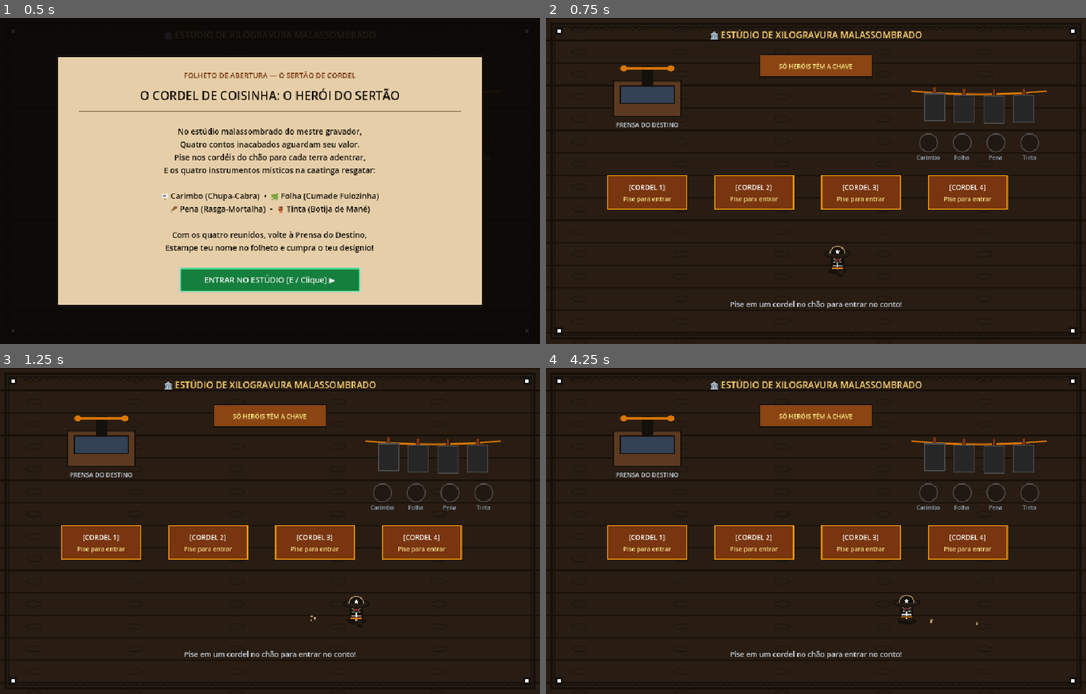
Above: before the commit, frames 1-4 (two rows, left to right).
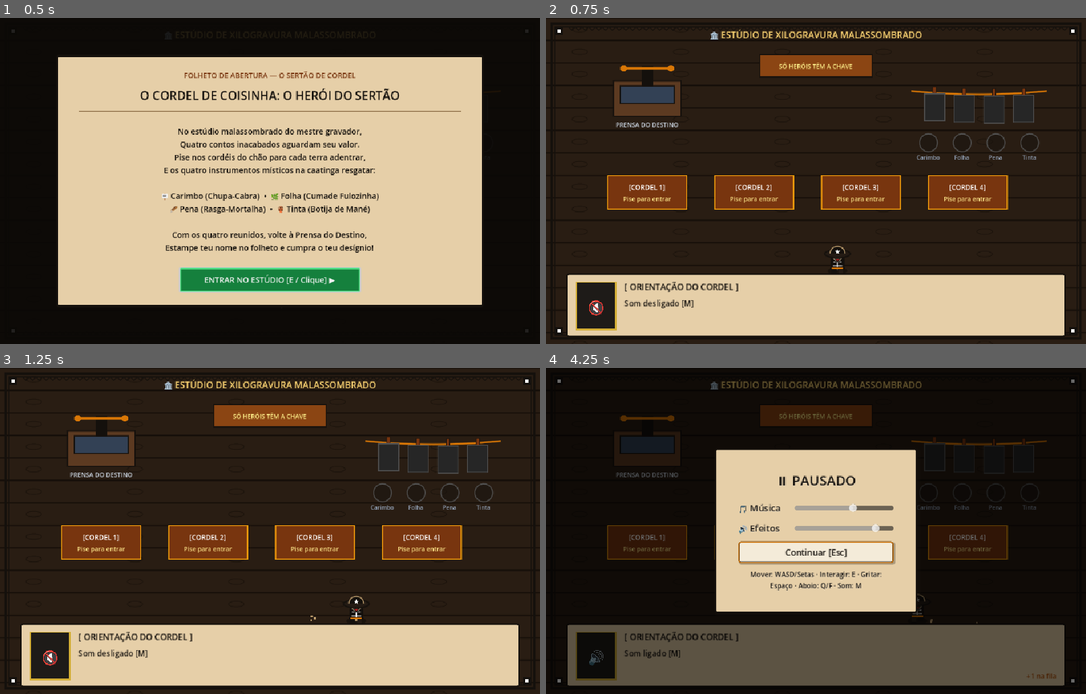
Above: after the commit, the same moments.

Repository: xiud-bots/o-cordel-de-coisinha-godot
Game: Godot game, scene res://src/Main.tscn
The game is run twice, just before and just after one commit, with the same random seed, the same clock (stepped at 60 frames per second) and the same inputs.
Inputs (mouse positions are in pixels of both pictures, inside the frame that each line leads up to):
- Up to frame 1 (0.5 s): no input
- Up to frame 2 (0.75 s): tap Enter at 0.5 s; move the mouse to (934, 164) at 0.52 s; hold D (move_right) from 0.53 s (still down); tap M at 0.6 s; click (934, 164) at 0.67 s
- Up to frame 3 (1.25 s): keep holding D (move_right)
- Up to frame 4 (4.25 s): release D (move_right) at 1.25 s; drag from (708, 547) to (816, 416) at 1.27 s; move the mouse to (870, 459) at 2.02 s; hold D (move_right) 2.03-2.75 s; hold E (interact) 2.03-2.75 s; click (870, 459) at 2.17 s; tap M at 2.3, 3.6 s; drag from (789, 596) to (648, 439) at 2.77 s; tap Space (shout) at 3.5 s; move the mouse to (978, 579) at 3.52 s; hold A (move_left) from 3.53 s (still down); click (978, 579) at 3.67 s; tap Escape (pause) at 4.15 s

Frame 1 is identical in both runs. In frame 2, 16% of the frame differs, in the area x 4-96%, y 78-98%; in frame 3, 16%; in frame 4, 84%, in the area x 0-100%, y 0-100%.

Commit message:
develop

Diff:
--- a/project.godot
+++ b/project.godot
@@ -24,6 +24,8 @@
 SoundManager="*res://src/autoload/SoundManager.gd"
 DialogPanel="*res://src/ui/DialogPanel.tscn"
 NarrativeOverlay="*res://src/ui/NarrativeOverlay.tscn"
+PauseMenu="*uid://cp6bqw8p8c3y2"
+ItemsHud="*uid://b1pvt4ovcb2s4"
 
 [display]
 
--- a/src/Main.tscn
+++ b/src/Main.tscn
@@ -1,13 +1,13 @@
-[gd_scene load_steps=3 format=3]
+[gd_scene format=3 uid="uid://d1peltxr3lqr4"]
 
-[ext_resource type="Script" path="res://src/Main.gd" id="1_main_script"]
+[ext_resource type="Script" uid="uid://da3seg8bga1n5" path="res://src/Main.gd" id="1_main_script"]
 
 [sub_resource type="StyleBoxFlat" id="StyleBoxFlat_dock"]
 bg_color = Color(0.141176, 0.105882, 0.0784314, 1)
 border_width_top = 2
 border_color = Color(0.360784, 0.227451, 0.129412, 1)
 
-[node name="Main" type="Control"]
+[node name="Main" type="Control" unique_id=1831700573]
 layout_mode = 3
 anchors_preset = 15
 anchor_right = 1.0
@@ -16,7 +16,7 @@
 grow_vertical = 2
 script = ExtResource("1_main_script")
 
-[node name="Background" type="ColorRect" parent="."]
+[node name="Background" type="ColorRect" parent="." unique_id=1981435425]
 layout_mode = 1
 anchors_preset = 15
 anchor_right = 1.0
@@ -25,7 +25,7 @@
 grow_vertical = 2
 color = Color(0.0784314, 0.0627451, 0.0470588, 1)
 
-[node name="MainLayout" type="VBoxContainer" parent="."]
+[node name="MainLayout" type="VBoxContainer" parent="." unique_id=41745372]
 layout_mode = 1
 anchors_preset = 15
 anchor_right = 1.0
@@ -34,35 +34,35 @@
 grow_vertical = 2
 theme_override_constants/separation = 0
 
-[node name="ViewportFrame" type="CenterContainer" parent="MainLayout"]
+[node name="ViewportFrame" type="CenterContainer" parent="MainLayout" unique_id=1916018548]
 layout_mode = 2
 size_flags_vertical = 3
 
-[node name="ViewportContainer" type="SubViewportContainer" parent="MainLayout/ViewportFrame"]
+[node name="ViewportContainer" type="SubViewportContainer" parent="MainLayout/ViewportFrame" unique_id=1116171355]
 custom_minimum_size = Vector2(960, 580)
 layout_mode = 2
 stretch = true
 
-[node name="GameViewport" type="SubViewport" parent="MainLayout/ViewportFrame/ViewportContainer"]
+[node name="GameViewport" type="SubViewport" parent="MainLayout/ViewportFrame/ViewportContainer" unique_id=285347223]
 handle_input_locally = false
 audio_listener_enable_2d = true
 size = Vector2i(960, 580)
 render_target_update_mode = 4
 
-[node name="DialogDock" type="PanelContainer" parent="MainLayout"]
+[node name="DialogDock" type="PanelContainer" parent="MainLayout" unique_id=1289641349]
 visible = false
 custom_minimum_size = Vector2(960, 0)
 layout_mode = 2
 theme_override_styles/panel = SubResource("StyleBoxFlat_dock")
 
-[node name="MarginContainer" type="MarginContainer" parent="MainLayout/DialogDock"]
+[node name="MarginContainer" type="MarginContainer" parent="MainLayout/DialogDock" unique_id=1747196816]
 layout_mode = 2
 theme_override_constants/margin_left = 12
 theme_override_constants/margin_top = 4
 theme_override_constants/margin_right = 12
 theme_override_constants/margin_bottom = 4
 
-[node name="StatusLabel" type="Label" parent="MainLayout/DialogDock/MarginContainer"]
+[node name="StatusLabel" type="Label" parent="MainLayout/DialogDock/MarginContainer" unique_id=162169885]
 layout_mode = 2
 theme_override_colors/font_color = Color(0.901961, 0.811765, 0.658824, 1)
 theme_override_font_sizes/font_size = 12
--- a/src/autoload/SoundManager.gd
+++ b/src/autoload/SoundManager.gd
@@ -29,6 +29,18 @@
 		_sfx_pool.append(player)
 	_refresh_volumes()
 
+func _unhandled_input(event: InputEvent) -> void:
+	var key_event: InputEventKey = event as InputEventKey
+	if key_event == null or not key_event.pressed or key_event.echo:
+		return
+	if key_event.keycode != KEY_M:
+		return
+
+	var muted_now: bool = toggle_mute()
+	DialogPanel.post_message(
+		"Som desligado [M]" if muted_now else "Som ligado [M]",
+		{"icon": "🔇" if muted_now else "🔊"}
+	)
 
 func is_muted() -> bool:
 	return _muted
--- /dev/null
+++ b/src/ui/ItemsHud.gd
@@ -0,0 +1,62 @@
+extends CanvasLayer
+
+const ITEMS: Array = [
+	{"id": "carimbo", "icon": "🪓"},
+	{"id": "folha", "icon": "📄"},
+	{"id": "pena", "icon": "🪶"},
+	{"id": "tinta", "icon": "🖋️"},
+]
+
+const COLLECTED_COLOR: Color = Color(1.0, 1.0, 1.0, 1.0)
+const MISSING_COLOR: Color = Color(1.0, 1.0, 1.0, 0.25)
+
+var _panel: PanelContainer
+var _labels: Dictionary = {}
+
+
+func _ready() -> void:
+	process_mode = Node.PROCESS_MODE_ALWAYS
+	layer = 15
+	_build_ui()
+
+
+func _process(_delta: float) -> void:
+	var in_stage: bool = GameManager.current_scene_id.begins_with("STAGE_")
+	_panel.visible = in_stage
+	if not in_stage:
+		return
+
+	for item_id: String in _labels.keys():
+		var label: Label = _labels[item_id] as Label
+		label.modulate = COLLECTED_COLOR if GameManager.has_item(item_id) else MISSING_COLOR
+
+
+func _build_ui() -> void:
+	var style: StyleBoxFlat = StyleBoxFlat.new()
+	style.bg_color = Color(0.117647, 0.160784, 0.231373, 0.9)
+	style.border_color = Color(0.831373, 0.686275, 0.215686, 1.0)
+	style.set_border_width_all(2)
+	style.set_corner_radius_all(4)
+	style.content_margin_left = 10.0
+	style.content_margin_right = 10.0
+	style.content_margin_top = 4.0
+	style.content_margin_bottom = 4.0
+
+	_panel = PanelContainer.new()
+	_panel.position = Vector2(24.0, 54.0)
+	_panel.mouse_filter = Control.MOUSE_FILTER_IGNORE
+	_panel.add_theme_stylebox_override("panel", style)
+	add_child(_panel)
+
+	var row: HBoxContainer = HBoxContainer.new()
+	row.add_theme_constant_override("separation", 8)
+	row.mouse_filter = Control.MOUSE_FILTER_IGNORE
+	_panel.add_child(row)
+
+	for item: Dictionary in ITEMS:
+		var label: Label = Label.new()
+		label.text = str(item["icon"])
+		label.add_theme_font_size_override("font_size", 18)
+		label.mouse_filter = Control.MOUSE_FILTER_IGNORE
+		row.add_child(label)
+		_labels[str(item["id"])] = label
--- /dev/null
+++ b/src/ui/PauseMenu.gd
@@ -0,0 +1,131 @@
+extends CanvasLayer
+
+var _is_open: bool = false
+
+var _backdrop: ColorRect
+var _resume_button: Button
+var _studio_button: Button
+
+
+func _ready() -> void:
+	process_mode = Node.PROCESS_MODE_ALWAYS
+	layer = 40
+	_build_ui()
+	_backdrop.visible = false
+
+
+func _unhandled_input(event: InputEvent) -> void:
+	if not event.is_action_pressed("pause"):
+		return
+
+	if _is_open:
+		get_viewport().set_input_as_handled()
+		_close()
+	elif _can_open():
+		get_viewport().set_input_as_handled()
+		_open()
+
+
+func _can_open() -> bool:
+	return (
+		not GameManager.is_paused
+		and not DialogPanel.is_dialog_active
+		and not NarrativeOverlay.is_overlay_active
+		and GameManager.current_scene_id != "VICTORY"
+	)
+
+
+func _open() -> void:
+	_is_open = true
+	_studio_button.visible = GameManager.current_scene_id != "STUDIO"
+	_backdrop.visible = true
+	GameManager.set_paused(true)
+	SoundManager.play_ui_click()
+	_resume_button.grab_focus()
+
+
+func _close() -> void:
+	_is_open = false
+	_backdrop.visible = false
+	GameManager.set_paused(false)
+
+
+func _on_resume_pressed() -> void:
+	SoundManager.play_ui_click()
+	_close()
+
+
+func _on_studio_pressed() -> void:
+	SoundManager.play_ui_click()
+	_close()
+	GameManager.call_deferred("switch_scene", "STUDIO")
+
+
+func _build_ui() -> void:
+	_backdrop = ColorRect.new()
+	_backdrop.color = Color(0.0, 0.0, 0.0, 0.6)
+	add_child(_backdrop)
+	_backdrop.set_anchors_and_offsets_preset(Control.PRESET_FULL_RECT)
+
+	var center: CenterContainer = CenterContainer.new()
+	_backdrop.add_child(center)
+	center.set_anchors_and_offsets_preset(Control.PRESET_FULL_RECT)
+
+	var panel: PanelContainer = PanelContainer.new()
+	panel.theme = load("res://src/ui/cordel_theme.tres") as Theme
+	panel.custom_minimum_size = Vector2(360.0, 0.0)
+	center.add_child(panel)
+
+	var margin: MarginContainer = MarginContainer.new()
+	for side: String in ["left", "top", "right", "bottom"]:
+		margin.add_theme_constant_override("margin_" + side, 28)
+	panel.add_child(margin)
+
+	var box: VBoxContainer = VBoxContainer.new()
+	box.add_theme_constant_override("separation", 12)
+	margin.add_child(box)
+
+	var title: Label = Label.new()
+	title.text = "⏸ PAUSADO"
+	title.horizontal_alignment = HORIZONTAL_ALIGNMENT_CENTER
+	title.add_theme_font_size_override("font_size", 24)
+	box.add_child(title)
+	_add_volume_row(box, "🎵 Música", SoundManager.get_bgm_volume(), SoundManager.set_bgm_volume)
+	_add_volume_row(box, "🔊 Efeitos", SoundManager.get_sfx_volume(), SoundManager.set_sfx_volume)
+
+	_resume_button = Button.new()
+	_resume_button.text = "Continuar [Esc]"
+	_resume_button.pressed.connect(_on_resume_pressed)
+	box.add_child(_resume_button)
+
+	_studio_button = Button.new()
+	_studio_button.text = "Voltar ao Estúdio"
+	_studio_button.pressed.connect(_on_studio_pressed)
+	box.add_child(_studio_button)
+
+	var hint: Label = Label.new()
+	hint.text = "Mover: WASD/Setas · Interagir: E · Gritar: Espaço · Aboio: Q/F · Som: M"
+	hint.horizontal_alignment = HORIZONTAL_ALIGNMENT_CENTER
+	hint.autowrap_mode = TextServer.AUTOWRAP_WORD_SMART
+	hint.add_theme_font_size_override("font_size", 12)
+	box.add_child(hint)
+
+func _add_volume_row(parent: Control, label_text: String, start_value: float, on_change: Callable) -> void:
+	var row: HBoxContainer = HBoxContainer.new()
+	row.add_theme_constant_override("separation", 10)
+	parent.add_child(row)
+
+	var label: Label = Label.new()
+	label.text = label_text
+	label.custom_minimum_size = Vector2(90.0, 0.0)
+	row.add_child(label)
+
+	var slider: HSlider = HSlider.new()
+	slider.min_value = 0.0
+	slider.max_value = 1.0
+	slider.step = 0.05
+	slider.value = start_value
+	slider.custom_minimum_size = Vector2(0.0, 24.0)
+	slider.size_flags_horizontal = Control.SIZE_EXPAND_FILL
+	slider.value_changed.connect(on_change)
+	row.add_child(slider)
Not shown, added: src/ui/ItemsHud.gd.uid
Not shown, added: src/ui/PauseMenu.gd.uid
